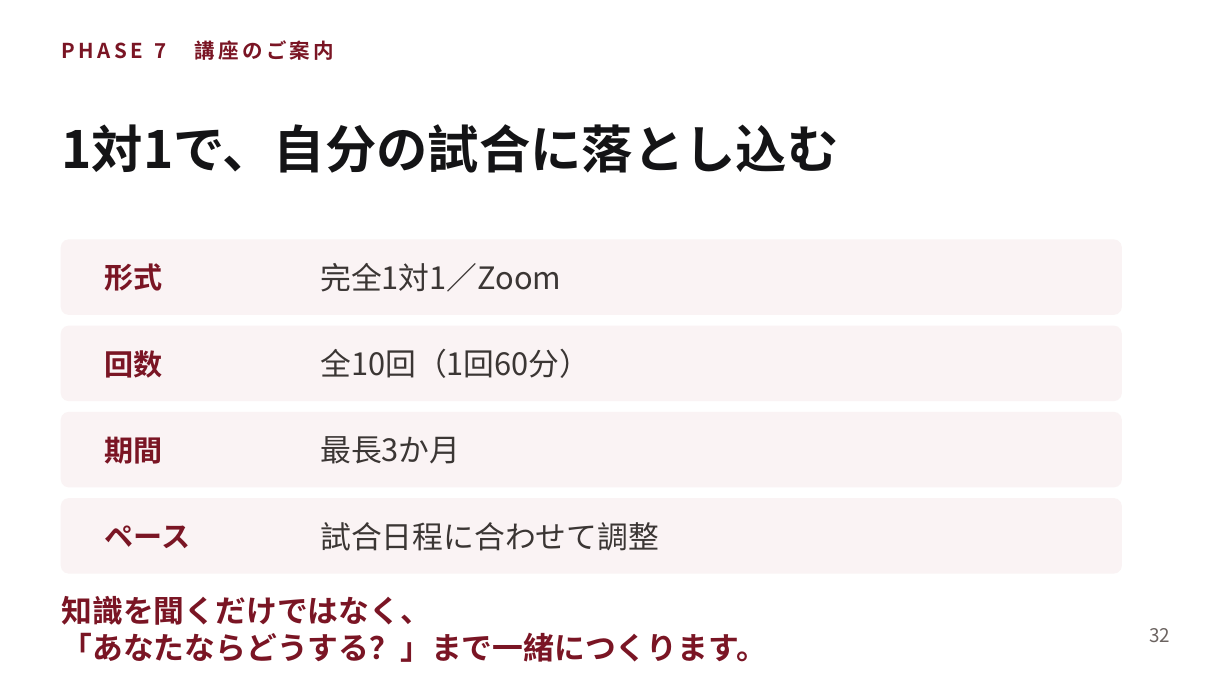
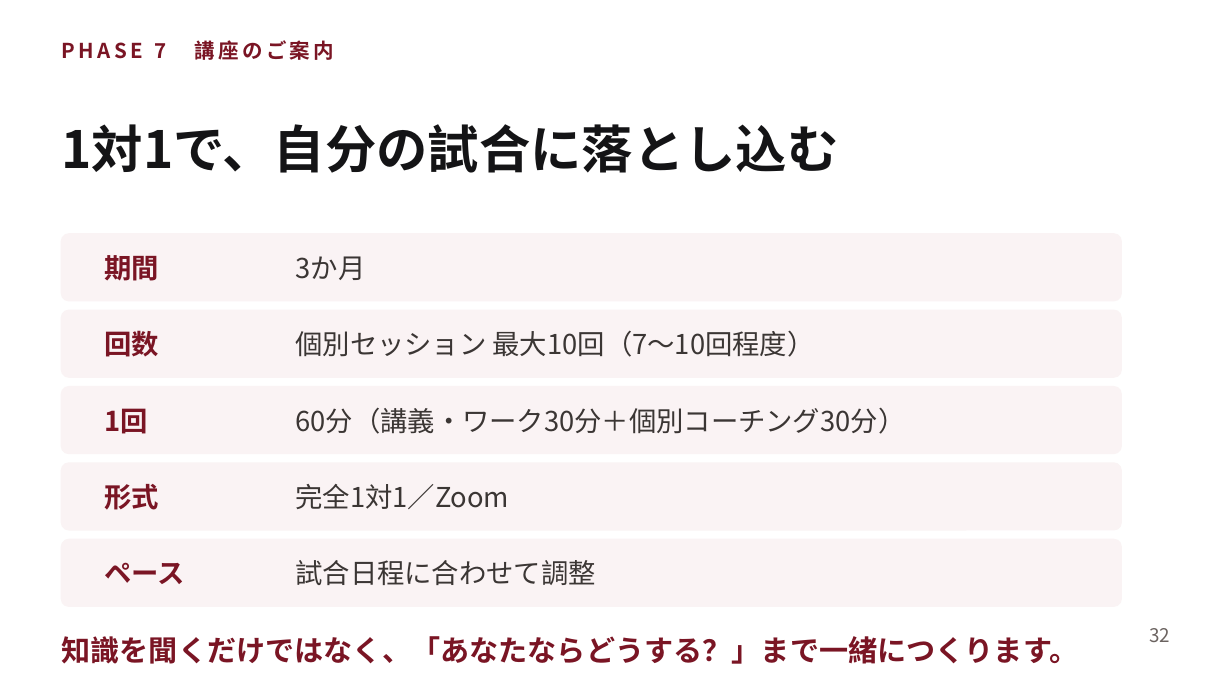
Before and after one commit to shiori0823/shiorin-trainer, a slide deck: slide 32 of deck/consultation-deck.pptx. Drawn at 1232x693 pixels with LibreOffice and Linux fonts; fonts in the diff are those of the drawing. Boxes give left, top, right and bottom in pixels: in the first picture for what was removed or moved away, otherwise in the second. Text is boxed around its words. In the diff, an @@ line names an element or a change of style, - is before the commit and + after.

```diff
--- a/deck/consultation-deck.pptx
+++ b/deck/consultation-deck.pptx
@@ rounded rectangle: place and size @@
-rounded rectangle at [62, 240, 1121, 314]
+rounded rectangle at [62, 234, 1121, 301]
@@ size 17 to 16 pt in 4 elements at [105, 331, 160, 357], [105, 562, 186, 584], [105, 484, 160, 510], [105, 255, 160, 281] @@
@@ text "期間": place and size @@
-text "期間" at [105, 436, 163, 464]
+text "期間" at [105, 255, 160, 281]
@@ text added at [296, 256, 366, 280], 16 pt, text #3B3634 @@
+3か月
@@ rounded rectangle: place and size @@
-rounded rectangle at [62, 326, 1121, 400]
+rounded rectangle at [62, 310, 1121, 377]
@@ text "回数": place and size @@
-text "回数" at [105, 350, 163, 378]
+text "回数" at [105, 331, 160, 357]
@@ text at [296, 330, 815, 357]: text changed; size 18 to 16 pt @@
-全10回（1回60分）
+個別セッション 最大10回（7〜10回程度）
@@ rounded rectangle: place and size @@
-rounded rectangle at [62, 413, 1121, 487]
+rounded rectangle at [62, 387, 1121, 453]
@@ text added at [105, 408, 148, 434], 16 pt, text #7A1524, bold @@
+1回
@@ text at [296, 407, 906, 434]: text changed; size 18 to 16 pt @@
-最長3か月
+60分（講義・ワーク30分＋個別コーチング30分）
@@ proportions changed in 4 elements at [62, 234, 1121, 301], [62, 310, 1121, 377], [62, 387, 1121, 453], [62, 463, 1121, 530] @@
@@ rounded rectangle: place and size @@
-rounded rectangle at [62, 499, 1121, 573]
+rounded rectangle at [62, 463, 1121, 530]
@@ text "形式": place and size @@
-text "形式" at [105, 263, 163, 291]
+text "形式" at [105, 484, 160, 510]
@@ text "完全1対1／Zoom" at [296, 484, 510, 509]: size 18 to 16 pt @@
@@ text "完全1対1／Zoom": place and size @@
-text "完全1対1／Zoom" at [320, 263, 561, 292]
+text "完全1対1／Zoom" at [296, 484, 510, 509]
@@ rounded rectangle added at [62, 540, 1121, 606], fill #FAF3F4, outline #FAF3F4 1 pt @@
@@ text "ペース": place and size @@
-text "ペース" at [105, 525, 191, 548]
+text "ペース" at [105, 562, 186, 584]
@@ text "試合日程に合わせて調整": place and size @@
-text "試合日程に合わせて調整" at [320, 522, 659, 551]
+text "試合日程に合わせて調整" at [296, 560, 596, 585]
@@ text "試合日程に合わせて調整" at [296, 560, 596, 585]: size 18 to 16 pt @@
@@ text at [62, 636, 1079, 664]: text changed; size 18 to 17 pt @@
-知識を聞くだけではなく、
-「あなたならどうする？」まで一緒につくります。
+知識を聞くだけではなく、「あなたならどうする？」まで一緒につくります。
```
Also in this commit, not shown: 7 other slides changed, 2 slides added, 1 slide removed, 10 other files.
